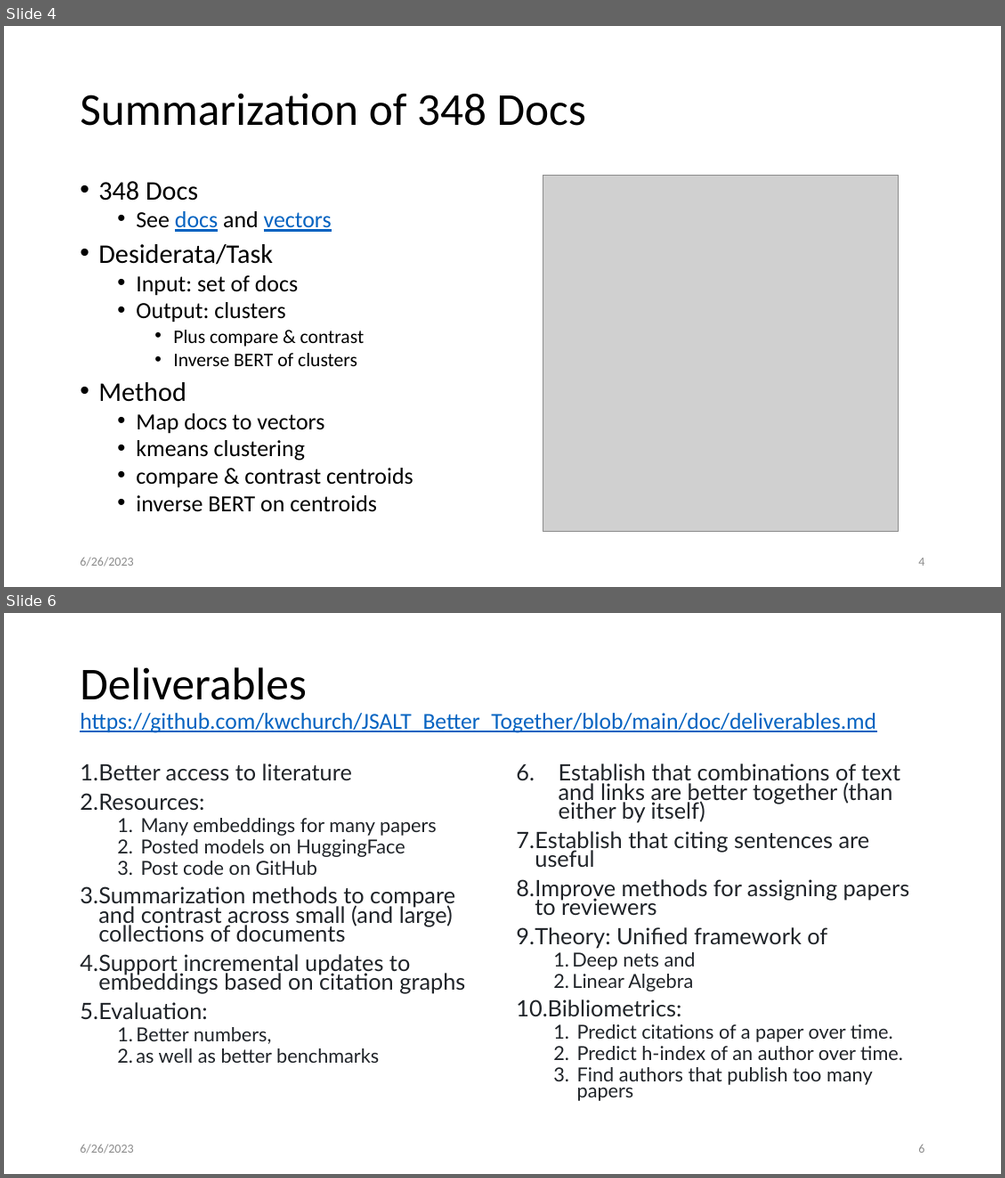
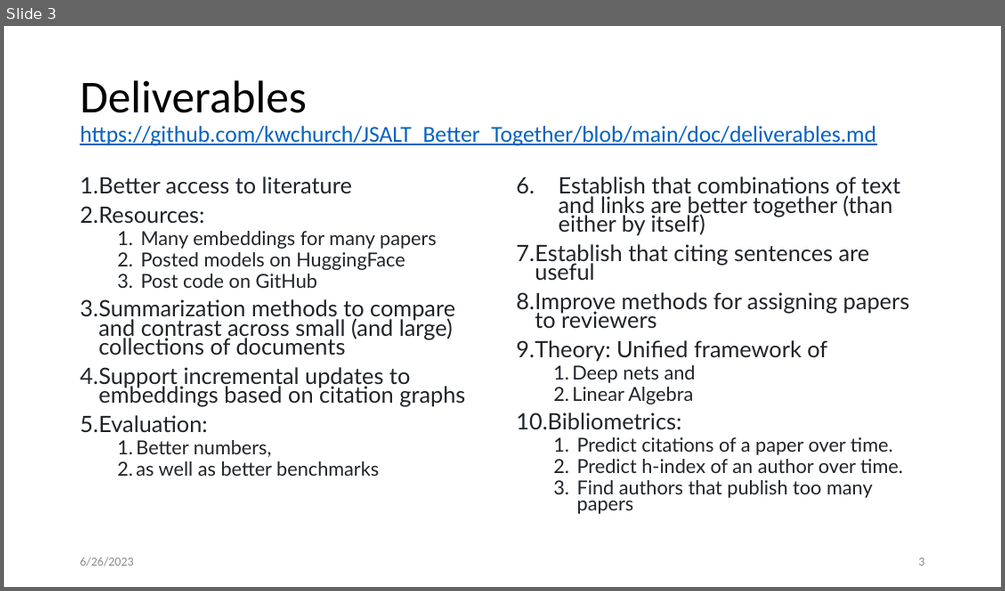
Before and after one commit to kwchurch/JSALT_Better_Together, a slide deck: slides/checkpoints/June30/kwc_June30_checkpoint.pptx. Shown one above the other, each under a label of ours: slides 4 and 6 before the commit, slide 3 after it; the slides between them are not shown. The pictures are 1005x1178 and 1005x591 pixels, drawn with LibreOffice and Linux fonts; fonts in the diff are those of the drawing; grey boxes stand for pictures. Boxes give left, top, right and bottom in pixels: in the first picture for what was removed or moved away, otherwise in the second. Text is boxed around its words. In the diff, an @@ line names an element or a change of style, - is before the commit and + after.

```diff
--- a/slides/checkpoints/June30/kwc_June30_checkpoint.pptx
+++ b/slides/checkpoints/June30/kwc_June30_checkpoint.pptx
@@ slide 4 removed at (4, 26, 1001, 587), background #FFFFFF @@
@@ title removed at (80, 93, 586, 126) @@
-Summarization of 348 Docs
@@ text removed at (98, 181, 413, 512) @@
-• 348 Docs
-  • See docs and vectors
-• Desiderata/Task
-  • Input: set of docs
-  • Output: clusters
-    • Plus compare & contrast
-    • Inverse BERT of clusters
-• Method
-  • Map docs to vectors
-  • kmeans clustering
-  • compare & contrast centroids
-  • inverse BERT on centroids
@@ picture removed at (542, 176, 898, 532) @@
@@ text removed at (80, 556, 133, 566) @@
-6/26/2023
@@ page number removed at (918, 557, 924, 565) @@
-4
@@ what was slide 6 is now slide 3 @@
@@ page number at (918, 557, 924, 565): text changed @@
-6
+3
```
Also in this commit, not shown: 2 slides changed, 2 other slides removed, 1 other file.
